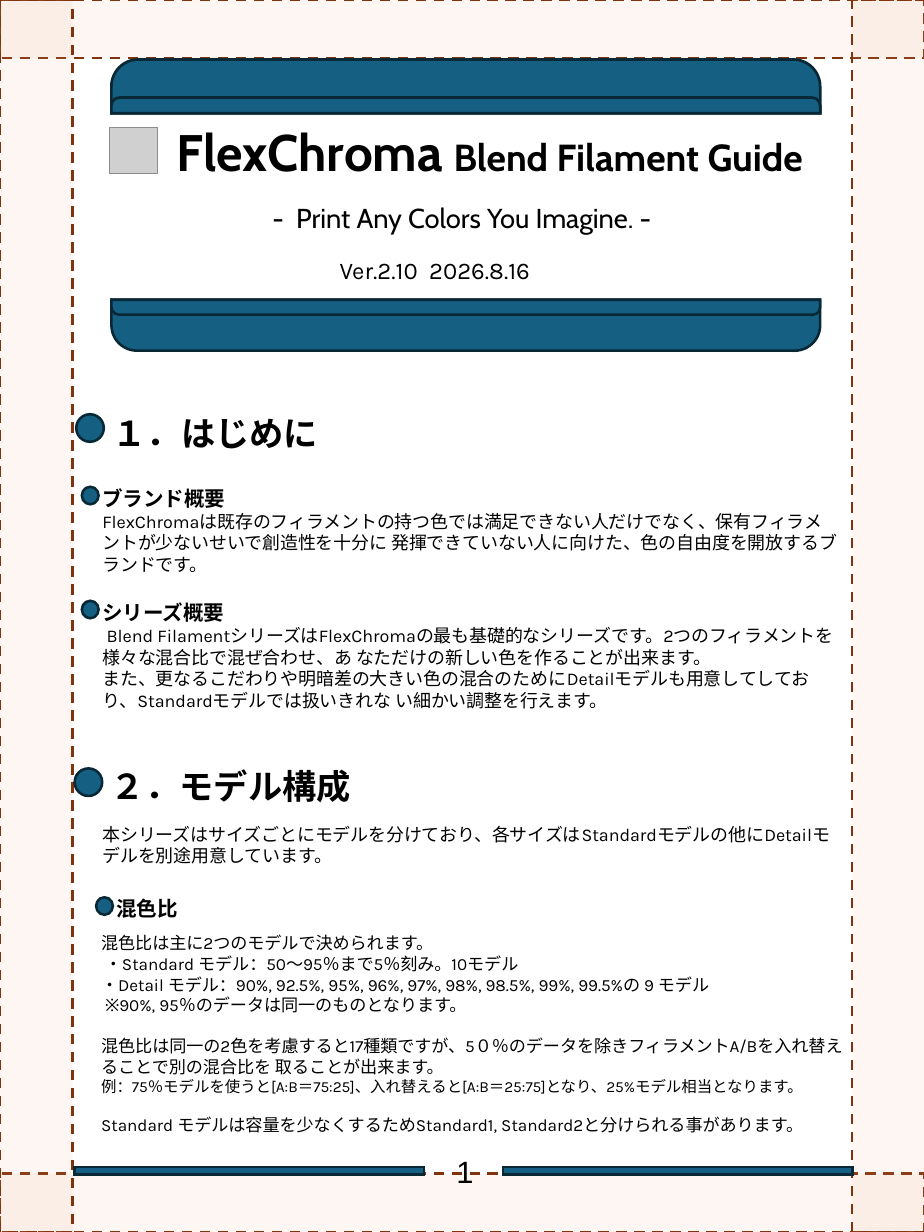
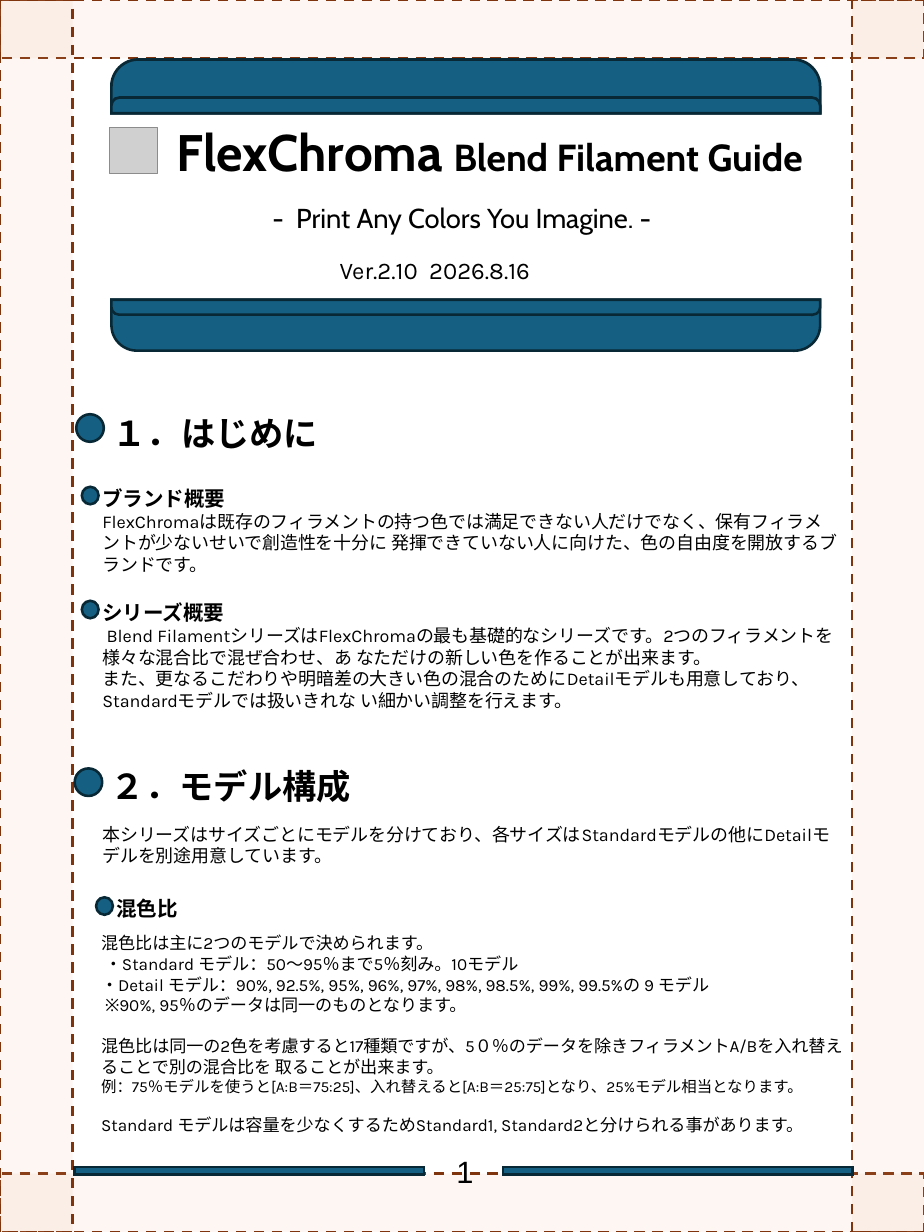
Before and after one commit to FlexChromaHQ/FlexChroma, a slide deck: slide 2 of Documents/Original/FlexChroma_Blend_Filament_Guide-JP.pptx. Drawn at 924x1232 pixels with LibreOffice and Linux fonts; fonts in the diff are those of the drawing; grey boxes stand for pictures. Boxes give left, top, right and bottom in pixels: in the first picture for what was removed or moved away, otherwise in the second. Text is boxed around its words. In the diff, an @@ line names an element or a change of style, - is before the commit and + after.

```diff
--- a/Documents/Original/FlexChroma_Blend_Filament_Guide-JP.pptx
+++ b/Documents/Original/FlexChroma_Blend_Filament_Guide-JP.pptx
@@ text at (102,670,809,709): text changed @@
-また、更なるこだわりや明暗差の大きい色の混合のためにDetailモデルも用意してしており、Standardモデルでは扱いきれな い細かい調整を行えます。
+また、更なるこだわりや明暗差の大きい色の混合のためにDetailモデルも用意しており、Standardモデルでは扱いきれな い細かい調整を行えます。
```
Also in this commit, not shown: 1 other slide changed, 1 other file.
